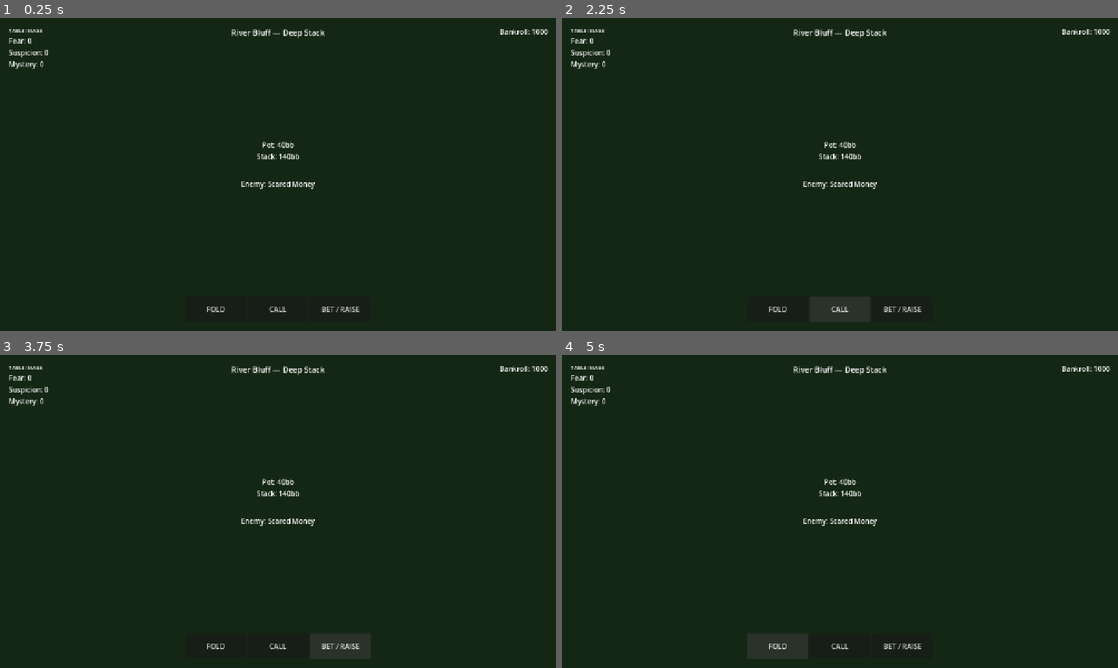
Above: before the commit, frames 1-4 (two rows, left to right).
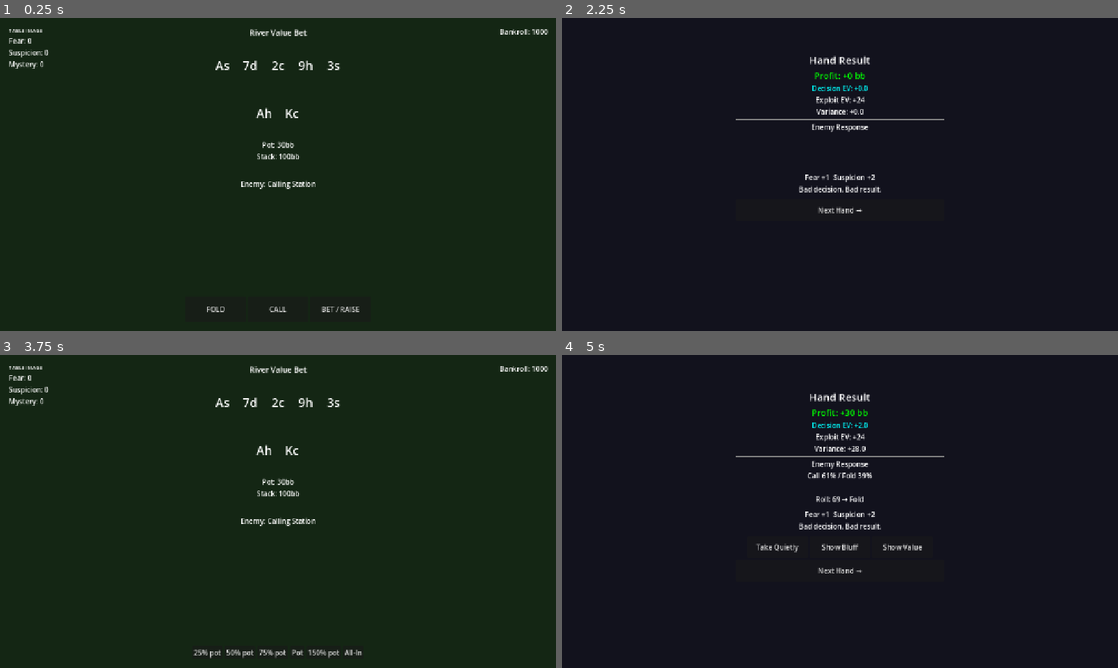
Above: after the commit, the same moments.

Repository: TianzeMYou/GTORoguelike
Game: Godot game, scene res://scenes/ui/Main.tscn
Same seed, same stepped clock (60 frames per second), same inputs: the game is played once before the commit and once after it.
Inputs (mouse positions are in pixels of both pictures, inside the frame that each line leads up to):
- Up to frame 1 (0.25 s): no input
- Up to frame 2 (2.25 s): click "FOLD" at 0.5 s; click (840, 208) at 1.25 s, where only the run after the commit has a clickable "Next Hand →"; click "CALL" at 2 s
- Up to frame 3 (3.75 s): click (278, 545) at 2.75 s, where only the run after the commit has a clickable "Next Hand →"; click "BET / RAISE" at 3.5 s
- Up to frame 4 (5 s): click (767, 652) at 4.25 s, where only the run after the commit has a clickable "25% pot"

The runs differ from the first frame. In frame 1, 0.7% of the frame differs, in the area x 38-62%, y 3-55%; in frame 2, 3.4%; in frame 3, 1.2%; in frame 4, 4.0%, in the area x 1-99%, y 3-98%.
Error before the commit: Parse Error: Only identifier, attribute access, and subscription access can be used as assignment target. (res://scripts/ui/HandScreen.gd:76)

Commit message:
Fix GDScript parse errors in HandScreen

Diff:
--- a/scripts/ui/HandScreen.gd
+++ b/scripts/ui/HandScreen.gd
@@ -46,7 +46,7 @@
 	for card in cards:
 		var lbl = Label.new()
 		lbl.text = card
-		lbl.theme_override_font_sizes = {"font_size": 28}
+		lbl.add_theme_font_size_override("font_size", 28)
 		lbl.custom_minimum_size = Vector2(60, 80)
 		lbl.horizontal_alignment = HORIZONTAL_ALIGNMENT_CENTER
 		lbl.vertical_alignment = VERTICAL_ALIGNMENT_CENTER
@@ -73,12 +73,11 @@
 func _on_enemy_responding(call_pct: float, fold_pct: float, roll: int) -> void:
 	var roll_display = $EnemyRollDisplay
 	roll_display.visible = true
-	roll_display/FreqLabel.text = "Call %.0f%% / Fold %.0f%%" % [call_pct, fold_pct]
-	roll_display/RollLabel.text = "Roll: %d" % roll
-	roll_display/RollResultLabel.text = "→ %s" % ("Call" if roll < call_pct else "Fold")
+	roll_display.get_node("FreqLabel").text = "Call %.0f%% / Fold %.0f%%" % [call_pct, fold_pct]
+	roll_display.get_node("RollLabel").text = "Roll: %d" % roll
+	roll_display.get_node("RollResultLabel").text = "→ %s" % ("Call" if roll < call_pct else "Fold")
 	$ActionArea.visible = false
 	await get_tree().create_timer(1.8).timeout
-	_engine.hand_resolved  # result will fire through signal
 
 func _on_hand_resolved(result: Object) -> void:
 	var gs = get_node("/root/GameState")
